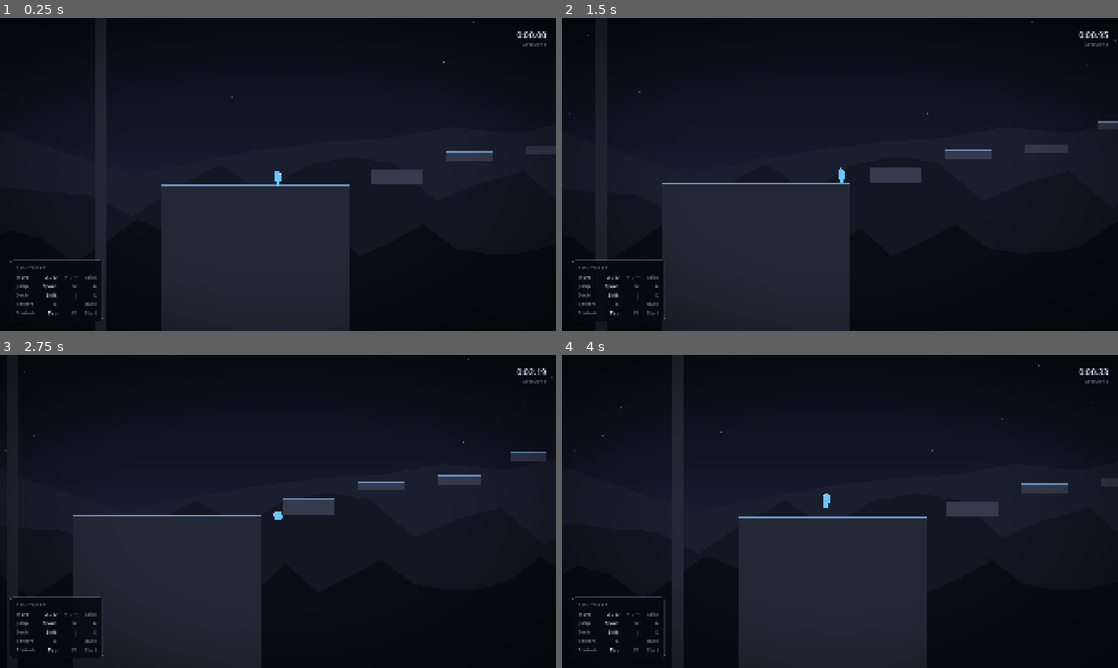
Above: before the commit, frames 1-4 (two rows, left to right).
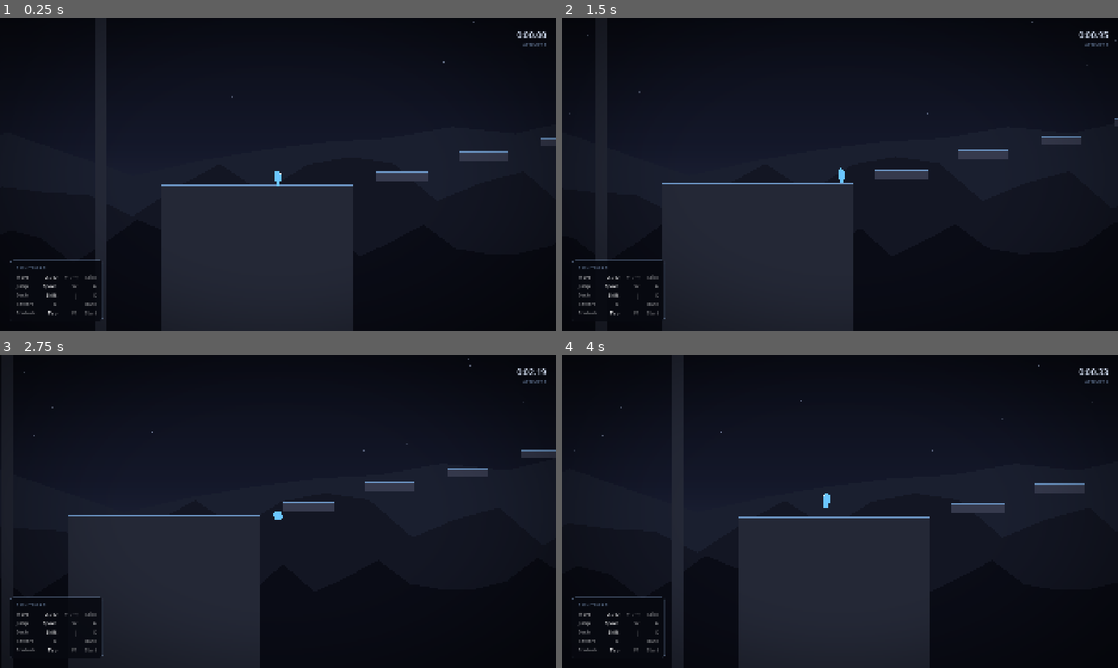
Above: after the commit, the same moments.

Repository: p4inz-code/project-ascent
Game: Godot game, scene res://scenes/main_scene.tscn
The game is run twice, just before and just after one commit, with the same random seed, the same clock (stepped at 60 frames per second) and the same inputs.
Inputs (mouse positions are in pixels of both pictures, inside the frame that each line leads up to):
- Up to frame 1 (0.25 s): no input
- Up to frame 2 (1.5 s): tap Enter (ui_accept) at 0.5 s; move the mouse to (962, 158) at 0.52 s; hold D (move_right) 0.53-1.25 s; hold Space (jump) 0.53-1.25 s; click (962, 158) at 0.67 s; drag from (728, 190) to (812, 237) at 1.27 s
- Up to frame 3 (2.75 s): move the mouse to (333, 442) at 2.02 s; hold D (move_right) from 2.03 s (still down); hold Space (jump) from 2.03 s (still down); tap J at 2.1 s
- Up to frame 4 (4 s): release D (move_right) at 2.75 s; release Space (jump) at 2.75 s; drag from (812, 574) to (673, 464) at 2.77 s; move the mouse to (1006, 558) at 3.52 s; hold A (move_left) from 3.53 s (still down); hold Shift (dash) from 3.53 s (still down); tap Space (jump) at 3.77, 3.8 s

The runs differ from the first frame. In frame 1, 0.6% of the frame differs, in the area x 62-100%, y 38-100%; in frame 2, 1.1%; in frame 3, 1.1%, in the area x 9-100%, y 3-100%; in frame 4, 0.6%.

Commit message:
feat: build designed ascent level

Diff:
--- a/scenes/main_scene.tscn
+++ b/scenes/main_scene.tscn
@@ -25,8 +25,8 @@
 [node name="Terrain" type="Node2D" parent="."]
 
 [node name="Ground" parent="Terrain" instance=ExtResource("2_platform")]
-position = Vector2(275, 1050)
-size = Vector2(650, 620)
+position = Vector2(280, 1050)
+size = Vector2(660, 620)
 color = Color(0.145098, 0.160784, 0.215686, 1)
 
 [node name="LeftWall" parent="Terrain" instance=ExtResource("2_platform")]
@@ -35,37 +35,93 @@
 color = Color(0.145098, 0.160784, 0.215686, 1)
 edge_thickness = 0.0
 
-[node name="P1" parent="Terrain" instance=ExtResource("2_platform")]
-position = Vector2(760, 712)
-size = Vector2(180, 56)
+[node name="S1_1" parent="Terrain" instance=ExtResource("2_platform")]
+position = Vector2(780, 710)
+size = Vector2(180, 36)
 
-[node name="P2" parent="Terrain" instance=ExtResource("2_platform")]
-position = Vector2(1010, 640)
+[node name="S1_2" parent="Terrain" instance=ExtResource("2_platform")]
+position = Vector2(1060, 640)
+size = Vector2(170, 32)
+
+[node name="S2_1" parent="Terrain" instance=ExtResource("2_platform")]
+position = Vector2(1330, 590)
+size = Vector2(140, 28)
+
+[node name="S2_2" parent="Terrain" instance=ExtResource("2_platform")]
+position = Vector2(1580, 530)
+size = Vector2(130, 28)
+
+[node name="S2_3" parent="Terrain" instance=ExtResource("2_platform")]
+position = Vector2(1810, 480)
+size = Vector2(140, 32)
+
+[node name="S3_1" parent="Terrain" instance=ExtResource("2_platform")]
+position = Vector2(2050, 440)
 size = Vector2(160, 32)
 
-[node name="P3" parent="Terrain" instance=ExtResource("2_platform")]
-position = Vector2(1280, 620)
-size = Vector2(150, 32)
+[node name="S4_A" parent="Terrain" instance=ExtResource("2_platform")]
+position = Vector2(2300, 430)
+size = Vector2(200, 32)
 
-[node name="P4" parent="Terrain" instance=ExtResource("2_platform")]
-position = Vector2(1520, 540)
-size = Vector2(120, 32)
-
-[node name="LaunchPad" parent="Terrain" instance=ExtResource("2_platform")]
-position = Vector2(1760, 470)
+[node name="S4_B" parent="Terrain" instance=ExtResource("2_platform")]
+position = Vector2(2750, 430)
 size = Vector2(220, 32)
 
-[node name="DashPad" parent="Terrain" instance=ExtResource("2_platform")]
-position = Vector2(2250, 470)
-size = Vector2(240, 32)
+[node name="S5_1" parent="Terrain" instance=ExtResource("2_platform")]
+position = Vector2(3050, 380)
+size = Vector2(140, 32)
+
+[node name="S6_1" parent="Terrain" instance=ExtResource("2_platform")]
+position = Vector2(3300, 300)
+size = Vector2(120, 28)
+
+[node name="S6_2" parent="Terrain" instance=ExtResource("2_platform")]
+position = Vector2(3550, 240)
+size = Vector2(130, 32)
+
+[node name="PitA_Left" parent="Terrain" instance=ExtResource("2_platform")]
+position = Vector2(1660, 800)
+size = Vector2(40, 400)
+color = Color(0.145098, 0.160784, 0.215686, 1)
+edge_thickness = 0.0
+
+[node name="PitA_Right" parent="Terrain" instance=ExtResource("2_platform")]
+position = Vector2(1760, 800)
+size = Vector2(40, 400)
+color = Color(0.145098, 0.160784, 0.215686, 1)
+edge_thickness = 0.0
+
+[node name="PitB_Left" parent="Terrain" instance=ExtResource("2_platform")]
+position = Vector2(2140, 750)
+size = Vector2(40, 400)
+color = Color(0.145098, 0.160784, 0.215686, 1)
+edge_thickness = 0.0
+
+[node name="PitB_Right" parent="Terrain" instance=ExtResource("2_platform")]
+position = Vector2(2220, 750)
+size = Vector2(40, 400)
+color = Color(0.145098, 0.160784, 0.215686, 1)
+edge_thickness = 0.0
+
+[node name="PitC_Left" parent="Terrain" instance=ExtResource("2_platform")]
+position = Vector2(3380, 650)
+size = Vector2(40, 400)
+color = Color(0.145098, 0.160784, 0.215686, 1)
+edge_thickness = 0.0
+
+[node name="PitC_Right" parent="Terrain" instance=ExtResource("2_platform")]
+position = Vector2(3460, 650)
+size = Vector2(40, 400)
+color = Color(0.145098, 0.160784, 0.215686, 1)
+edge_thickness = 0.0
 
 [node name="TopLedge" parent="Terrain" instance=ExtResource("2_platform")]
-position = Vector2(2530, 422)
-size = Vector2(180, 32)
+position = Vector2(3800, 200)
+size = Vector2(200, 32)
 edge_color = Color(1, 0.827451, 0.470588, 1)
 
 [node name="ShaftWall" parent="Terrain" instance=ExtResource("2_platform")]
-position = Vector2(2640, 480)
+position = Vector2(3920, 480)
 size = Vector2(40, 1760)
 color = Color(0.145098, 0.160784, 0.215686, 1)
 edge_thickness = 0.0
@@ -74,7 +130,7 @@
 position = Vector2(350, 680)
 
 [node name="Goal" type="Area2D" parent="."]
-position = Vector2(2530, 358)
+position = Vector2(3800, 136)
 
 [node name="GoalVisual" type="Polygon2D" parent="Goal"]
 color = Color(1, 0.827451, 0.470588, 0.219608)
--- a/tests/test_feel.gd
+++ b/tests/test_feel.gd
@@ -74,10 +74,18 @@
 	_check("coyote: expired press does not jump", _player.velocity.y >= vy_before - 5.0)
 
 
-## Drop the player onto P4 (a floating ledge with open air to its right) and
+## Drop the player onto a floating ledge with open air to its right and
 ## let it settle so the coyote timer is freshly charged.
 func _stand_on_p4() -> void:
-	_player.global_position = Vector2(1500.0, 470.0)
+	# Prefer S2_3 (mid-route floating ledge); fallback to legacy P4 coordinate.
+	var target: Node2D = _main.get_node_or_null("Terrain/S2_3")
+	if target == null:
+		target = _main.get_node_or_null("Terrain/P4")
+	if target != null:
+		var top: float = target.global_position.y - target.size.y * 0.5
+		_player.global_position = Vector2(target.global_position.x, top - 30.0)
+	else:
+		_player.global_position = Vector2(1500.0, 470.0)
 	_player.velocity = Vector2.ZERO
 	Input.action_release("move_right")
 	Input.action_release("move_left")
--- a/tests/test_level.gd
+++ b/tests/test_level.gd
@@ -11,7 +11,7 @@
 ## Exit code 0 = all checks passed, 1 = a check failed.
 
 ## Intended route, in order; each entry is a Terrain child name.
-const ROUTE := ["Ground", "P1", "P2", "P3", "P4", "LaunchPad", "DashPad", "TopLedge"]
+const ROUTE := ["Ground", "S1_1", "S1_2", "S2_1", "S2_2", "S2_3", "S3_1", "S4_A", "S4_B", "S5_1", "S6_1", "S6_2", "TopLedge"]
 ## Measured flat running-jump reach (tools/probe_envelope.gd). Wider needs a dash.
 const FLAT_REACH := 175.0
 
@@ -130,7 +130,7 @@
 ## keeps the first jump in the route instead of allowing a flat-ground bypass.
 func _check_intro_gap() -> void:
 	var ground := _bounds(_main.get_node("Terrain/Ground"))
-	var first_platform := _bounds(_main.get_node("Terrain/P1"))
+	var first_platform := _bounds(_main.get_node("Terrain/S1_1"))
 	var gap: float = float(first_platform["left"]) - float(ground["right"])
 	_check("intro gap teaches the first jump (%.0f px)" % gap, gap >= 40.0)
 
--- a/tests/test_movement.gd
+++ b/tests/test_movement.gd
@@ -89,10 +89,28 @@
 	_check("dash ends", not _player._is_dashing)
 	_check("dash bleeds back to speed cap", absf(_player.velocity.x) <= _player.max_speed + 1.0)
 
-	# Phase 8: wall slide + wall jump. Park the player just left of ShaftWall's
-	# face (its collider spans x 2620..2660) in the open air below TopLedge, hold
-	# into the wall, and let gravity pull it down.
-	_player.global_position = Vector2(2600.0, 480.0)
+	# Phase 8: wall slide + wall jump. Park the player just left of the
+	# rightmost wall's face in open air, hold into the wall, and let gravity pull.
+	var wall_left := -INF
+	var wall_top := 0.0
+	var found_wall := false
+	for child in _main.get_node("Terrain").get_children():
+		if child is GreyboxPlatform and child.edge_thickness == 0.0 and child.size.x < 60.0:
+			var left: float = child.global_position.x - child.size.x * 0.5
+			if not found_wall or left > wall_left:
+				wall_left = left
+				wall_top = child.global_position.y
+				found_wall = true
+	# Fallback to legacy ShaftWall coordinate if no wall found.
+	if not found_wall and _main.has_node("Terrain/ShaftWall"):
+		var w: Node2D = _main.get_node("Terrain/ShaftWall")
+		wall_left = w.global_position.x - w.size.x * 0.5
+		wall_top = w.global_position.y
+		found_wall = true
+	if not found_wall:
+		wall_left = 2620.0
+		wall_top = 480.0
+	_player.global_position = Vector2(wall_left - 20.0, wall_top - 10.0)
 	_player.velocity = Vector2.ZERO
 	Input.action_press("move_right", 1.0)
 	await _step(12)
--- a/tools/probe_reach.gd
+++ b/tools/probe_reach.gd
@@ -13,7 +13,7 @@
 var _completions: int = 0
 
 # Route in order; each entry is a Terrain child name.
-const ROUTE := ["Ground", "P1", "P2", "P3", "P4", "LaunchPad", "DashPad", "TopLedge"]
+const ROUTE := ["Ground", "S1_1", "S1_2", "S2_1", "S2_2", "S2_3", "S3_1", "S4_A", "S4_B", "S5_1", "S6_1", "S6_2", "TopLedge"]
 
 
 func _tap(physical: int, pressed: bool) -> void:
Not shown, changed: docs/SESSION_HANDOFF.md
